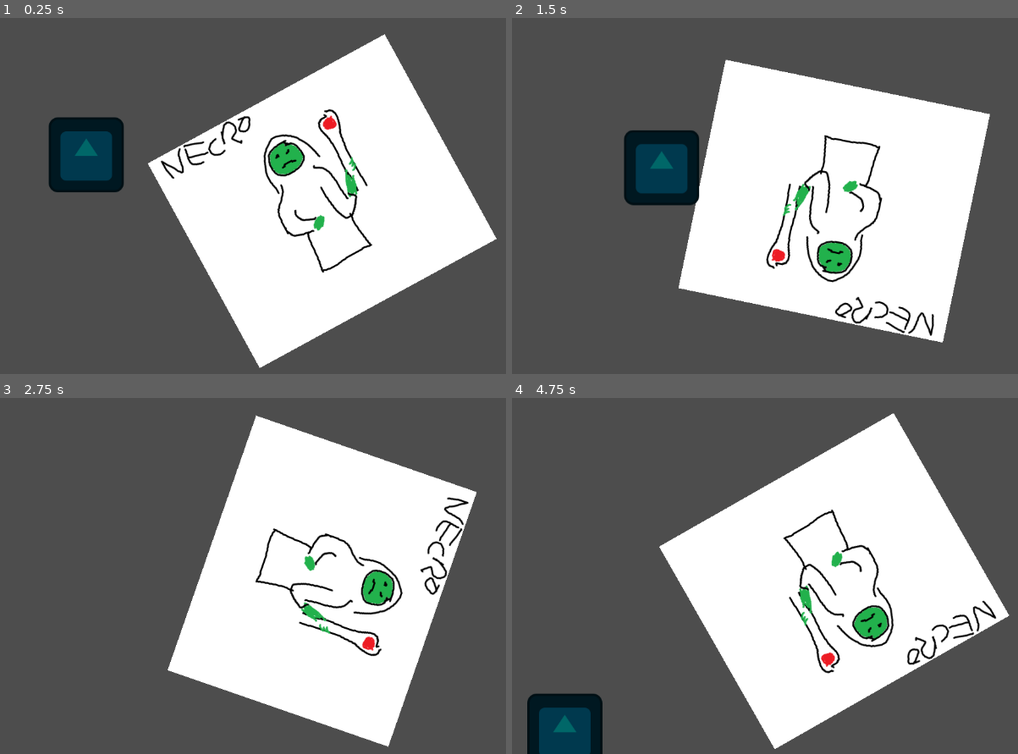
Above: before the commit, frames 1-4 (two rows, left to right).
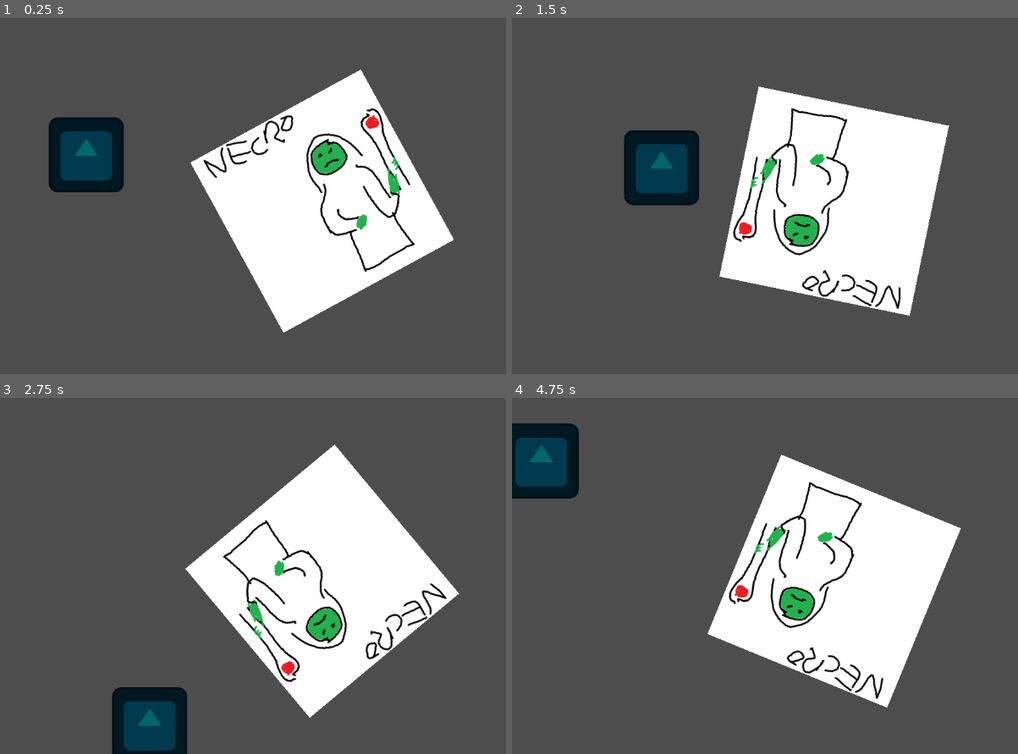
Above: after the commit, the same moments.

Repository: TyGuy54/GMTK-Jam
Game: Godot game, scene res://Scenes/main.tscn
Two runs of this game, one before a commit and one after it. Both use one fixed random seed, a clock stepped at 60 frames per second and the inputs below. The engine's default icon, where the game draws it, is replaced by a stand-in: a white triangle on a blue panel in a dark square.
Inputs:
- Up to frame 1 (0.25 s): no input
- Up to frame 2 (1.5 s): hold Right (ui_right) 0.53-1.28 s; hold Down (ui_down) from 1.28 s (still down)
- Up to frame 3 (2.75 s): release Down (ui_down) at 2.03 s; hold Right (ui_right) from 2.03 s (still down)
- Up to frame 4 (4.75 s): release Right (ui_right) at 2.78 s; hold Up (ui_up) 2.78-3.53 s; hold Left (ui_left) from 3.53 s (still down)

The runs differ from the first frame. In frame 1, 18% of the frame differs, in the area x 29-99%, y 4-99%; in frame 2, 18%; in frame 3, 22%; in frame 4, 24%, in the area x 0-99%, y 4-100%.

Commit message:
player bound by viewport

Diff:
--- a/Scenes/Nector/Nector.tscn
+++ b/Scenes/Nector/Nector.tscn
@@ -1,7 +1,7 @@
 [gd_scene load_steps=4 format=3 uid="uid://dug0txk7tb52l"]
 
 [ext_resource type="Script" path="res://Scripts/Nector/nector.gd" id="1_qgphm"]
-[ext_resource type="Texture2D" uid="uid://dxr1xwv12set0" path="res://Assets/image.png" id="2_gbp1c"]
+[ext_resource type="Texture2D" uid="uid://dgg3oh4ljlger" path="res://necro.png" id="2_bx8ur"]
 
 [sub_resource type="RectangleShape2D" id="RectangleShape2D_petkr"]
 size = Vector2(462, 394)
@@ -11,7 +11,7 @@
 speed = 300
 
 [node name="Sprite2D" type="Sprite2D" parent="."]
-texture = ExtResource("2_gbp1c")
+texture = ExtResource("2_bx8ur")
 
 [node name="CollisionShape2D" type="CollisionShape2D" parent="."]
 position = Vector2(0, -4)
--- a/Scripts/Player/player.gd
+++ b/Scripts/Player/player.gd
@@ -5,8 +5,44 @@
 	# As good practice, you should replace UI actions with custom gameplay actions.
 	var direction := Input.get_vector("ui_left", "ui_right", "ui_up", "ui_down")
 
-	move_actor(direction, delta)
-
+#	move_actor(direction, delta)
+	move_player(direction, delta)
 
 func handle_attack():
 	pass
+
+func move_player(direction, delta):
+	var screen_size = get_viewport_rect().size
+#	var sprite_x = $Sprite.texture.get_width()/ 2.0
+#	var sprite_y = $Sprite.texture.get_height() / 2.0
+	var sprite_x = 50
+	var sprite_y = 50
+
+	if direction.length() > 0:
+		# applys acceleration to the x axis
+		velocity.x = move_toward(
+			velocity.x,
+			direction.normalized().x * speed,
+			acceleration * delta
+		)
+
+		# applys acceleration to the Y axis
+		velocity.y = move_toward(
+			velocity.y,
+			direction.normalized().y * speed,
+			acceleration * delta
+		)
+
+	else:
+		# applys friction to the x axis
+		velocity.x = move_toward(velocity.x, 0, friction * delta)
+		# applys friction to the y axis
+		velocity.y = move_toward(velocity.y, 0, friction * delta)
+
+	move_and_slide()
+
+	global_position.x = clamp(global_position.x, 0 + sprite_x, screen_size.x - sprite_x)
+	global_position.y = clamp(global_position.y, 0 + sprite_y, screen_size.y - sprite_y)
+
+#	self.position.x = clamp(self.position.x, 0, screen_size.x - sprite_x)
+#	self.position.y = clamp(self.position.y, 0, screen_size.y - sprite_y)
Binary file removed: Assets/image.png
Binary file added: Assets/necro.png
Not shown, changed: Assets/necro.png.import
Binary file added: necro.png
Not shown, added: necro.png.import
